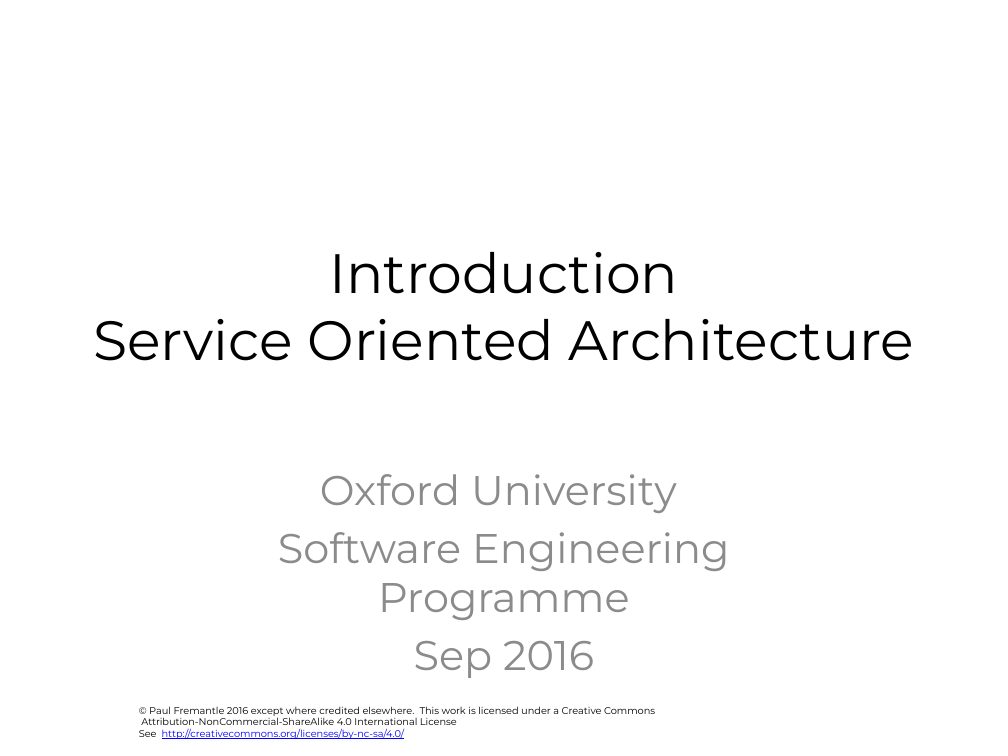
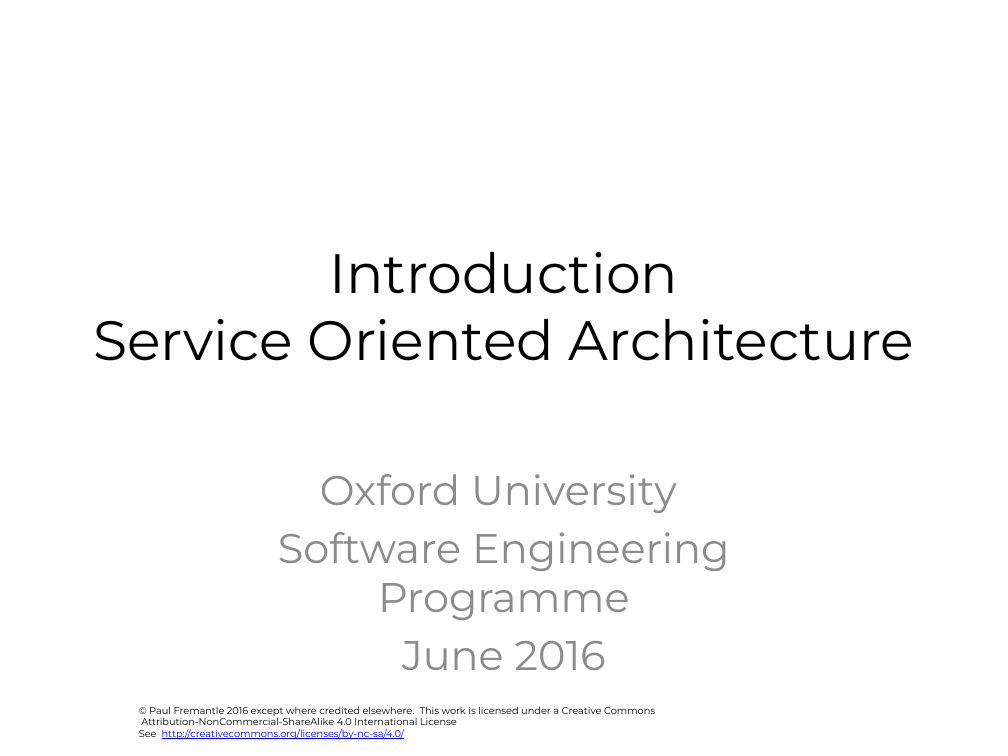
Before and after one commit to pzfreo/ox-soa, a slide deck: slide 1 of presentation-source/00-intro.pptx. Drawn at 1008x756 pixels with LibreOffice and Linux fonts; fonts in the diff are those of the drawing; background and template pictures are left out. Boxes give left, top, right and bottom in pixels: in the first picture for what was removed or moved away, otherwise in the second. Text is boxed around its words. In the diff, an @@ line names an element or a change of style, - is before the commit and + after.

```diff
--- a/presentation-source/00-intro.pptx
+++ b/presentation-source/00-intro.pptx
@@ subtitle at box(402, 641, 606, 670): text changed @@
-Sep 2016
+June 2016
```
Also in this commit, not shown: 1 other file.
